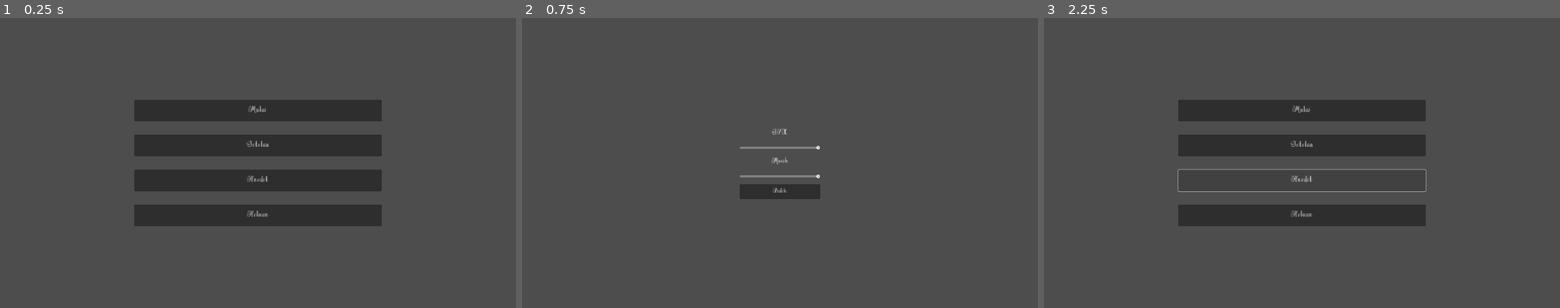
Above: before the commit, frames 1-3 (left to right).
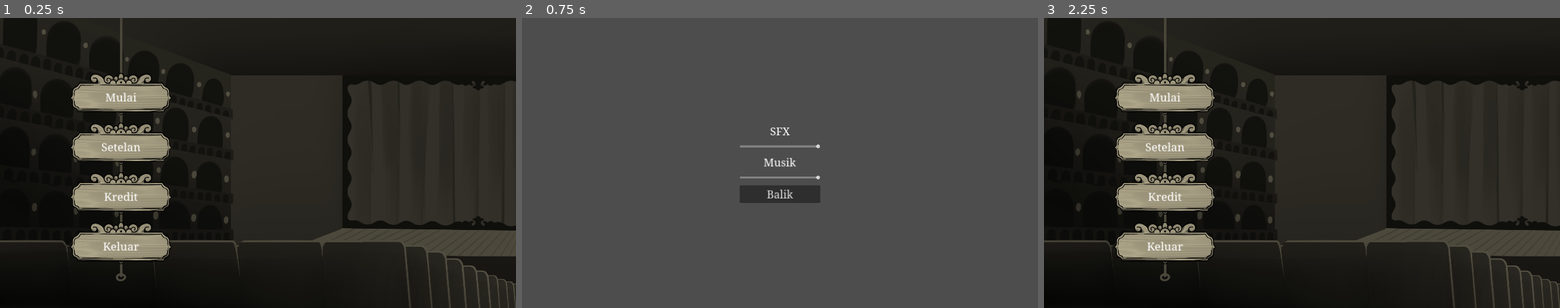
Above: after the commit, the same moments.

Repository: istamarahsan/youma-gemastik-2023
Game: Godot game, scene res://main.tscn
The game is run twice, just before and just after one commit, with the same random seed, the same clock (stepped at 60 frames per second) and the same inputs.
Inputs:
- Up to frame 1 (0.25 s): no input
- Up to frame 2 (0.75 s): click "Setelan" at 0.5 s
- Up to frame 3 (2.25 s): click "Balik" at 1.25 s; click "Kredit" at 2 s

The runs differ from the first frame. In frame 1, 87% of the frame differs, in the area x 0-100%, y 0-100%; in frame 2, 0.8%; in frame 3, 90%.

Commit message:
font to noto and main menu design

Diff:
--- a/assets/youma_theme.tres
+++ b/assets/youma_theme.tres
@@ -1,7 +1,7 @@
 [gd_resource type="Theme" load_steps=2 format=3 uid="uid://44i6ats70703"]
 
-[ext_resource type="FontFile" uid="uid://cjpapijkdk48x" path="res://assets/font/Mangkualam.otf" id="1_68ot8"]
+[ext_resource type="FontFile" uid="uid://cjhhv25bcorow" path="res://assets/font/NotoSerif-VariableFont_wdth,wght.ttf" id="1_edq4f"]
 
 [resource]
-default_font = ExtResource("1_68ot8")
-default_font_size = 20
+default_font = ExtResource("1_edq4f")
+default_font_size = 16
--- a/main.gd
+++ b/main.gd
@@ -66,7 +66,7 @@
 func _on_main_menu_quit():
 	if state != UpperState.MainMenu:
 		return
-	pass
+	get_tree().quit()
 
 func _on_game_quit_to_main_menu():
 	if state != UpperState.Game:
--- a/ui/main-menu/main_menu.gd
+++ b/ui/main-menu/main_menu.gd
@@ -6,19 +6,14 @@
 signal credits
 signal quit
 
-@onready var play_button: Button = get_node("%PlayButton")
-@onready var settings_button: Button = get_node("%SettingsButton")
-@onready var credits_button: Button = get_node("%CreditsButton")
-@onready var quit_button: Button = get_node("%QuitButton")
-
-func _on_play_button_button_up():
+func _on_main_menu_button_play():
 	play.emit()
 
-func _on_settings_button_button_up():
+func _on_main_menu_button_settings():
 	settings.emit()
 
-func _on_credits_button_button_up():
+func _on_main_menu_button_credits():
 	credits.emit()
 
-func _on_quit_button_button_up():
+func _on_main_menu_button_quit():
 	quit.emit()
--- a/ui/main-menu/main_menu.tscn
+++ b/ui/main-menu/main_menu.tscn
@@ -1,7 +1,9 @@
-[gd_scene load_steps=3 format=3 uid="uid://du0nsv73aj6ow"]
+[gd_scene load_steps=5 format=3 uid="uid://du0nsv73aj6ow"]
 
 [ext_resource type="Script" path="res://ui/main-menu/main_menu.gd" id="1_jfm1r"]
-[ext_resource type="Theme" uid="uid://44i6ats70703" path="res://assets/youma_theme.tres" id="2_4nla1"]
+[ext_resource type="Texture2D" uid="uid://c3o0m4cu7yrgj" path="res://assets/ui/Main Menu/Main Menu BG.png" id="3_v3sjc"]
+[ext_resource type="PackedScene" uid="uid://0ciqrwpnnrp5" path="res://ui/main-menu/main_menu_buttons.tscn" id="4_jeiwq"]
+[ext_resource type="Texture2D" uid="uid://ldfjm7newsie" path="res://assets/ui/Main Menu/Main Menu Guide.png" id="5_7dc3u"]
 
 [node name="MainMenu" type="Control"]
 custom_minimum_size = Vector2(1920, 1080)
@@ -11,56 +13,30 @@
 offset_bottom = 1080.0
 script = ExtResource("1_jfm1r")
 
-[node name="MarginContainer" type="MarginContainer" parent="."]
+[node name="BG" type="TextureRect" parent="."]
 layout_mode = 1
 anchors_preset = 15
 anchor_right = 1.0
 anchor_bottom = 1.0
 grow_horizontal = 2
 grow_vertical = 2
-theme_override_constants/margin_left = 500
-theme_override_constants/margin_top = 0
-theme_override_constants/margin_right = 500
-theme_override_constants/margin_bottom = 0
+texture = ExtResource("3_v3sjc")
 
-[node name="VBoxContainer" type="VBoxContainer" parent="MarginContainer"]
-layout_mode = 2
-theme_override_constants/separation = 50
-alignment = 1
+[node name="Sprite2D" type="Sprite2D" parent="."]
+modulate = Color(1, 1, 1, 0.431373)
+position = Vector2(960, 540)
+texture = ExtResource("5_7dc3u")
+metadata/_edit_lock_ = true
 
-[node name="PlayButton" type="Button" parent="MarginContainer/VBoxContainer"]
-unique_name_in_owner = true
-custom_minimum_size = Vector2(0, 80)
-layout_mode = 2
-theme = ExtResource("2_4nla1")
-theme_override_font_sizes/font_size = 50
-text = "Mulai"
+[node name="MainMenuButtons" parent="." instance=ExtResource("4_jeiwq")]
+layout_mode = 1
+anchor_left = 0.135
+anchor_right = 0.334
+offset_left = 0.799988
+offset_right = -0.280029
+offset_bottom = 0.119873
 
-[node name="SettingsButton" type="Button" parent="MarginContainer/VBoxContainer"]
-unique_name_in_owner = true
-custom_minimum_size = Vector2(0, 80)
-layout_mode = 2
-theme = ExtResource("2_4nla1")
-theme_override_font_sizes/font_size = 50
-text = "Setelan"
-
-[node name="CreditsButton" type="Button" parent="MarginContainer/VBoxContainer"]
-unique_name_in_owner = true
-custom_minimum_size = Vector2(0, 80)
-layout_mode = 2
-theme = ExtResource("2_4nla1")
-theme_override_font_sizes/font_size = 50
-text = "Kredit"
-
-[node name="QuitButton" type="Button" parent="MarginContainer/VBoxContainer"]
-unique_name_in_owner = true
-custom_minimum_size = Vector2(0, 80)
-layout_mode = 2
-theme = ExtResource("2_4nla1")
-theme_override_font_sizes/font_size = 50
-text = "Keluar"
-
-[connection signal="button_up" from="MarginContainer/VBoxContainer/PlayButton" to="." method="_on_play_button_button_up"]
-[connection signal="button_up" from="MarginContainer/VBoxContainer/SettingsButton" to="." method="_on_settings_button_button_up"]
-[connection signal="button_up" from="MarginContainer/VBoxContainer/CreditsButton" to="." method="_on_credits_button_button_up"]
-[connection signal="button_up" from="MarginContainer/VBoxContainer/QuitButton" to="." method="_on_quit_button_button_up"]
+[connection signal="credits" from="MainMenuButtons" to="." method="_on_main_menu_button_credits"]
+[connection signal="play" from="MainMenuButtons" to="." method="_on_main_menu_button_play"]
+[connection signal="quit" from="MainMenuButtons" to="." method="_on_main_menu_button_quit"]
+[connection signal="settings" from="MainMenuButtons" to="." method="_on_main_menu_button_settings"]
--- /dev/null
+++ b/ui/main-menu/main_menu_board.gd
@@ -0,0 +1,11 @@
+@tool
+extends TextureButton
+
+@export_multiline var text: String:
+	set(value):
+		var label = get_node_or_null("Label")
+		if label != null:
+			label.text = value
+	get:
+		var label = get_node_or_null("Label")
+		return label.text if label != null else ""
--- /dev/null
+++ b/ui/main-menu/main_menu_board.tscn
@@ -0,0 +1,30 @@
+[gd_scene load_steps=4 format=3 uid="uid://csctt5cou8qe0"]
+
+[ext_resource type="Texture2D" uid="uid://b6ivpcvs028si" path="res://assets/ui/Main Menu/Main Menu Board.png" id="1_60doo"]
+[ext_resource type="Theme" uid="uid://44i6ats70703" path="res://assets/youma_theme.tres" id="2_7dgpb"]
+[ext_resource type="Script" path="res://ui/main-menu/main_menu_board.gd" id="2_k73yq"]
+
+[node name="TextureButton" type="TextureButton"]
+offset_right = 40.0
+offset_bottom = 40.0
+texture_normal = ExtResource("1_60doo")
+texture_pressed = ExtResource("1_60doo")
+texture_hover = ExtResource("1_60doo")
+texture_disabled = ExtResource("1_60doo")
+texture_focused = ExtResource("1_60doo")
+stretch_mode = 4
+script = ExtResource("2_k73yq")
+
+[node name="Label" type="Label" parent="."]
+layout_mode = 1
+anchors_preset = 15
+anchor_right = 1.0
+anchor_bottom = 1.0
+offset_top = 24.0
+grow_horizontal = 2
+grow_vertical = 2
+theme = ExtResource("2_7dgpb")
+theme_override_font_sizes/font_size = 42
+text = "Text"
+horizontal_alignment = 1
+vertical_alignment = 1
--- /dev/null
+++ b/ui/main-menu/main_menu_buttons.gd
@@ -0,0 +1,19 @@
+extends Control
+class_name MainMenuButtons
+
+signal play
+signal settings
+signal credits
+signal quit
+
+func _on_play_button_up():
+	play.emit()
+
+func _on_settings_button_up():
+	settings.emit()
+
+func _on_credits_button_up():
+	credits.emit()
+
+func _on_quit_button_up():
+	quit.emit()
--- /dev/null
+++ b/ui/main-menu/main_menu_buttons.tscn
@@ -0,0 +1,51 @@
+[gd_scene load_steps=4 format=3 uid="uid://0ciqrwpnnrp5"]
+
+[ext_resource type="PackedScene" uid="uid://csctt5cou8qe0" path="res://ui/main-menu/main_menu_board.tscn" id="1_52nw8"]
+[ext_resource type="Script" path="res://ui/main-menu/main_menu_buttons.gd" id="1_gnxtc"]
+[ext_resource type="Texture2D" uid="uid://cf8d8ilsawmdo" path="res://assets/ui/Main Menu/Main Menu Rope.png" id="2_0rvys"]
+
+[node name="MainMenuButton" type="Control"]
+layout_mode = 3
+anchor_right = 0.198
+anchor_bottom = 0.911
+offset_right = 0.839966
+offset_bottom = 0.119934
+grow_horizontal = 2
+grow_vertical = 2
+script = ExtResource("1_gnxtc")
+
+[node name="Rope" type="TextureRect" parent="."]
+layout_mode = 0
+offset_left = 170.0
+offset_right = 210.0
+offset_bottom = 981.0
+texture = ExtResource("2_0rvys")
+
+[node name="VBoxContainer" type="VBoxContainer" parent="."]
+layout_mode = 0
+offset_top = 201.0
+offset_right = 381.0
+offset_bottom = 861.0
+theme_override_constants/separation = 23
+
+[node name="Play" parent="VBoxContainer" instance=ExtResource("1_52nw8")]
+layout_mode = 2
+text = "Mulai"
+metadata/_edit_lock_ = true
+
+[node name="Settings" parent="VBoxContainer" instance=ExtResource("1_52nw8")]
+layout_mode = 2
+text = "Setelan"
+
+[node name="Credits" parent="VBoxContainer" instance=ExtResource("1_52nw8")]
+layout_mode = 2
+text = "Kredit"
+
+[node name="Quit" parent="VBoxContainer" instance=ExtResource("1_52nw8")]
+layout_mode = 2
+text = "Keluar"
+
+[connection signal="button_up" from="VBoxContainer/Play" to="." method="_on_play_button_up"]
+[connection signal="button_up" from="VBoxContainer/Settings" to="." method="_on_settings_button_up"]
+[connection signal="button_up" from="VBoxContainer/Credits" to="." method="_on_credits_button_up"]
+[connection signal="button_up" from="VBoxContainer/Quit" to="." method="_on_quit_button_up"]
Binary file added: assets/font/NotoSerif-Italic-VariableFont_wdth,wght.ttf
Not shown, added: assets/font/NotoSerif-Italic-VariableFont_wdth,wght.ttf.import
Binary file added: assets/font/NotoSerif-VariableFont_wdth,wght.ttf
Not shown, added: assets/font/NotoSerif-VariableFont_wdth,wght.ttf.import
Binary file added: assets/ui/Arrow (Left).png
Not shown, added: assets/ui/Arrow (Left).png.import
Binary file added: assets/ui/Arrow (Right).png
Not shown, added: assets/ui/Arrow (Right).png.import
Binary file added: assets/ui/Dialogue Box.png
Not shown, added: assets/ui/Dialogue Box.png.import
Binary file added: assets/ui/Dialogue Divider.png
Not shown, added: assets/ui/Dialogue Divider.png.import
(and 33 more such lines)
